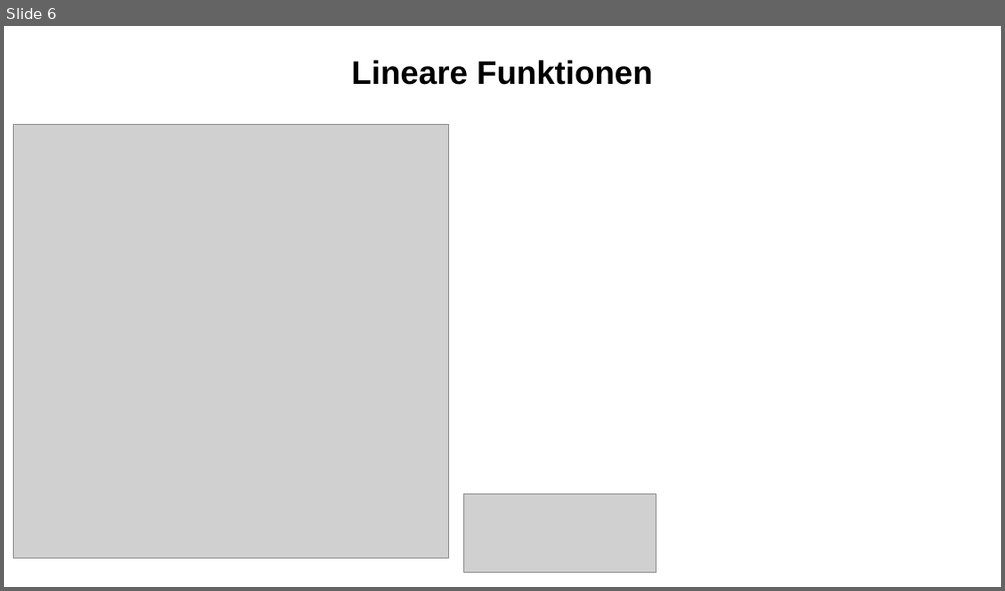
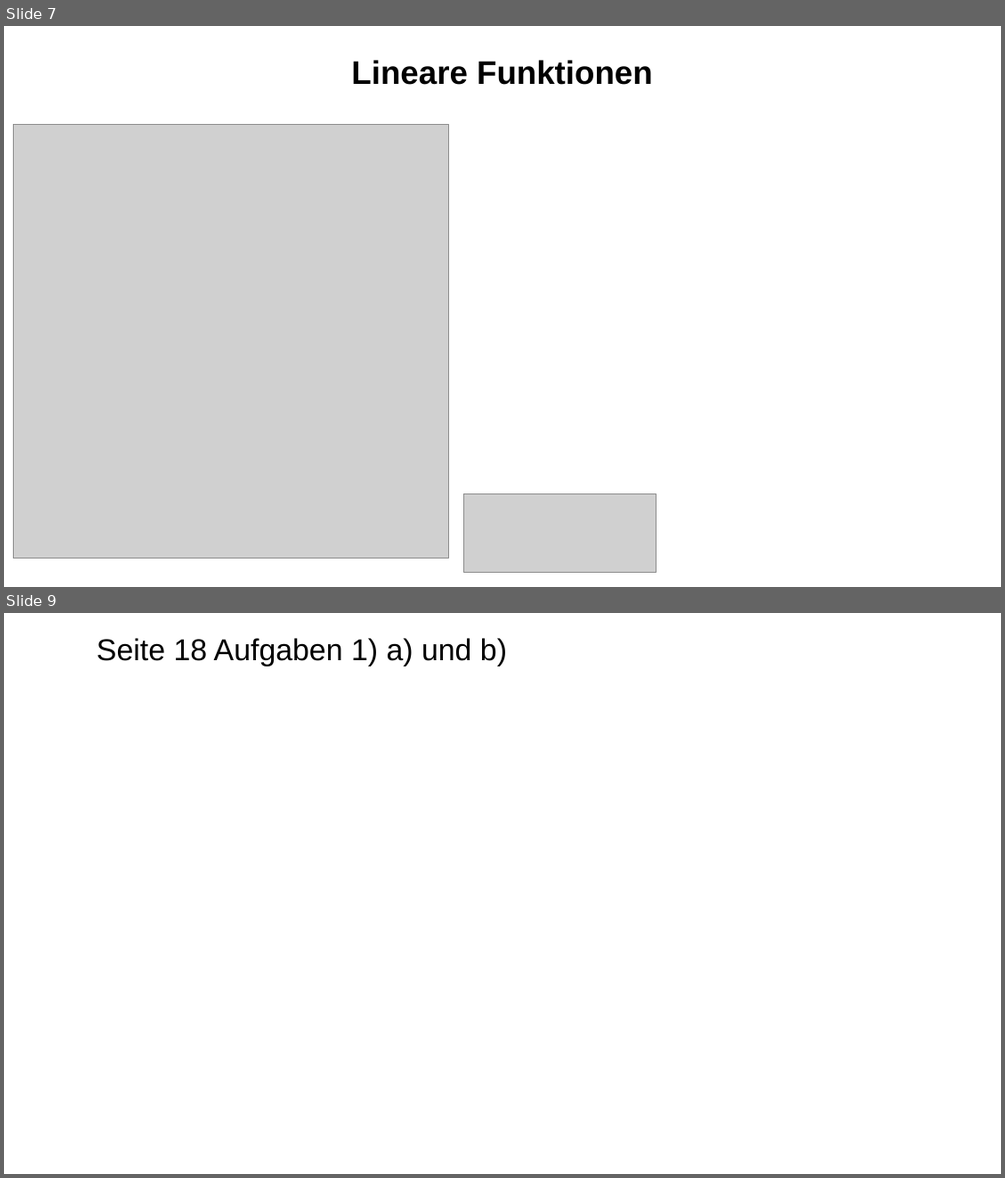
Before and after one commit to bearums/teaching, a slide deck: B5/Mathe/2024/D12/ZP/07-Lineare-Gleichungssysteme/LGS.odp. Shown one above the other, each under a label of ours: slide 6 before the commit, slides 7 and 9 after it; the slides between them are not shown. The pictures are 1005x591 and 1005x1178 pixels, drawn with LibreOffice and Linux fonts; fonts in the diff are those of the drawing; grey boxes stand for pictures. Boxes give left, top, right and bottom in pixels: in the first picture for what was removed or moved away, otherwise in the second. Text is boxed around its words. In the diff, an @@ line names an element or a change of style, - is before the commit and + after.

```diff
--- a/B5/Mathe/2024/D12/ZP/07-Lineare-Gleichungssysteme/LGS.odp
+++ b/B5/Mathe/2024/D12/ZP/07-Lineare-Gleichungssysteme/LGS.odp
@@ slide 9 added at [4, 613, 1001, 1174], background #FFFFFF @@
@@ text added at [97, 638, 507, 666], 24 pt, text #000000 @@
+Seite 18 Aufgaben 1) a) und b)
@@ what was slide 6 is now slide 7 @@
```
Also in this commit, not shown: 3 other slides added, 3 other files.
